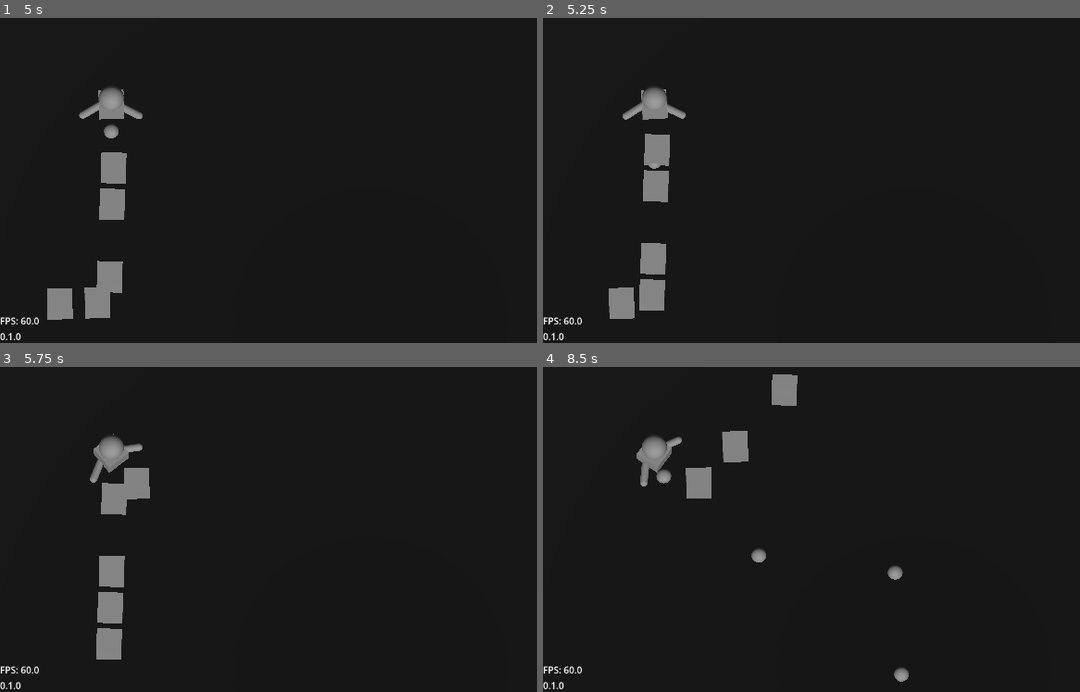
Above: before the commit, frames 1-4 (two rows, left to right).
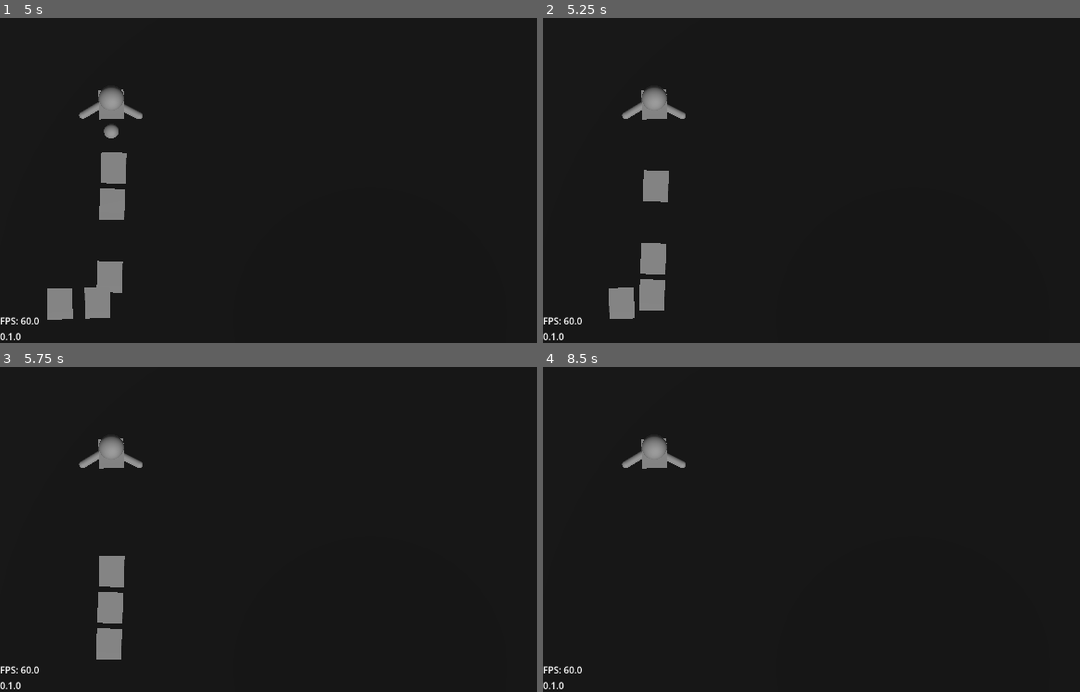
Above: after the commit, the same moments.

Repository: Grey-B/toy-defenders
Game: Godot game, scene res://src/core/main_game/main_game.tscn
Two runs of this game, one before a commit and one after it. Both use one fixed random seed, a clock stepped at 60 frames per second and the inputs below.
Inputs:
- Up to frame 1 (5 s): tap Enter at 0.5 s; tap I every 0.75 s from 0.6 to 4.35 s
- Up to frame 2 (5.25 s): tap I at 5.1 s
- Up to frame 3 (5.75 s): no input
- Up to frame 4 (8.5 s): tap I every 0.75 s from 5.85 to 8.1 s

Frame 1 is identical in both runs. In frame 2, 0.5% of the frame differs, in the area x 14-27%, y 22-47%; in frame 3, 1.2%; in frame 4, 2.1%, in the area x 14-69%, y 2-97%.

Commit message:
Added pierce as stat. Also found bug where attack cd resets when an enemy enters range

Diff:
--- a/src/gameplay/projectiles/base_projectile.gd
+++ b/src/gameplay/projectiles/base_projectile.gd
@@ -8,6 +8,8 @@
 var spawn_position: Vector3
 var rotation_basis: Basis
 var damage: int
+var pierce: int
+var enemies_pierced: int = 0
 
 
 func _ready() -> void:
@@ -23,3 +25,6 @@
 func deal_damage(area: Area3D) -> void:
 	if area is Hurtbox:
 		area.get_parent().take_damage(damage)
+		enemies_pierced += 1
+		if enemies_pierced >= pierce:
+			queue_free.call_deferred()
--- a/src/gameplay/towers/base_tower.gd
+++ b/src/gameplay/towers/base_tower.gd
@@ -18,6 +18,7 @@
 var damage: int = 10
 var attack_spd: float = 1.0
 var attack_range: float = 500.0
+var pierce: int = 1
 
 
 func _ready() -> void:
@@ -54,6 +55,8 @@
 				attack_spd += mod.value
 			elif mod.stat == mod.Stat.RANGE:
 				attack_range += mod.value
+			elif mod.stat == mod.Stat.RANGE:
+				pierce = ceil(pierce + mod.value)
 		elif mod.operation == mod.Operation.MULTIPLY:
 			if mod.stat == mod.Stat.DAMAGE:
 				damage = ceil(damage * mod.value)
@@ -61,6 +64,8 @@
 				attack_spd *= mod.value
 			elif mod.stat == mod.Stat.RANGE:
 				attack_range *= mod.value
+			elif mod.stat == mod.Stat.PIERCE:
+				pierce = ceil(pierce * mod.value)
 
 	for mod in body.stats:
 		if mod.operation == mod.Operation.ADD:
@@ -70,6 +75,8 @@
 				attack_spd += mod.value
 			elif mod.stat == mod.Stat.RANGE:
 				attack_range += mod.value
+			elif mod.stat == mod.Stat.RANGE:
+				pierce = ceil(pierce + mod.value)
 		elif mod.operation == mod.Operation.MULTIPLY:
 			if mod.stat == mod.Stat.DAMAGE:
 				damage = ceil(damage * mod.value)
@@ -77,6 +84,8 @@
 				attack_spd *= mod.value
 			elif mod.stat == mod.Stat.RANGE:
 				attack_range *= mod.value
+			elif mod.stat == mod.Stat.PIERCE:
+				pierce = ceil(pierce * mod.value)
 
 	for mod in arms.stats:
 		if mod.operation == mod.Operation.ADD:
@@ -86,6 +95,8 @@
 				attack_spd += mod.value
 			elif mod.stat == mod.Stat.RANGE:
 				attack_range += mod.value
+			elif mod.stat == mod.Stat.RANGE:
+				pierce = ceil(pierce + mod.value)
 		elif mod.operation == mod.Operation.MULTIPLY:
 			if mod.stat == mod.Stat.DAMAGE:
 				damage = ceil(damage * mod.value)
@@ -93,6 +104,8 @@
 				attack_spd *= mod.value
 			elif mod.stat == mod.Stat.RANGE:
 				attack_range *= mod.value
+			elif mod.stat == mod.Stat.PIERCE:
+				pierce = ceil(pierce * mod.value)
 
 
 func instantiate_part_models() -> void:
@@ -109,10 +122,12 @@
 
 func attack() -> void:
 	var attack_instance := arms.projectile.instantiate() as BaseProjectile
+
 	attack_instance.direction = body_model.rotation
 	attack_instance.spawn_position = projectile_spawn.global_position
 	attack_instance.rotation_basis = body_model.global_transform.basis
 	attack_instance.damage = damage
+	attack_instance.pierce = pierce
 
 	entity_root.add_child(attack_instance)
 
--- a/src/resources/enemy data/test_enemy.tres
+++ b/src/resources/enemy data/test_enemy.tres
@@ -9,5 +9,5 @@
 name = "Test Enemy"
 model = ExtResource("2_miowe")
 behavior = ExtResource("1_pa7gm")
-health = 20
+health = 10
 metadata/_custom_type_script = "uid://dqh80xmgt7r3e"
--- a/src/resources/parts/stat_modifier.gd
+++ b/src/resources/parts/stat_modifier.gd
@@ -1,7 +1,7 @@
 class_name StatModifier
 extends Resource
 
-enum Stat { DAMAGE, ATTACK_SPD, RANGE }
+enum Stat { DAMAGE, ATTACK_SPD, RANGE, PIERCE }
 enum Operation { ADD, MULTIPLY }
 
 @export var stat: Stat
